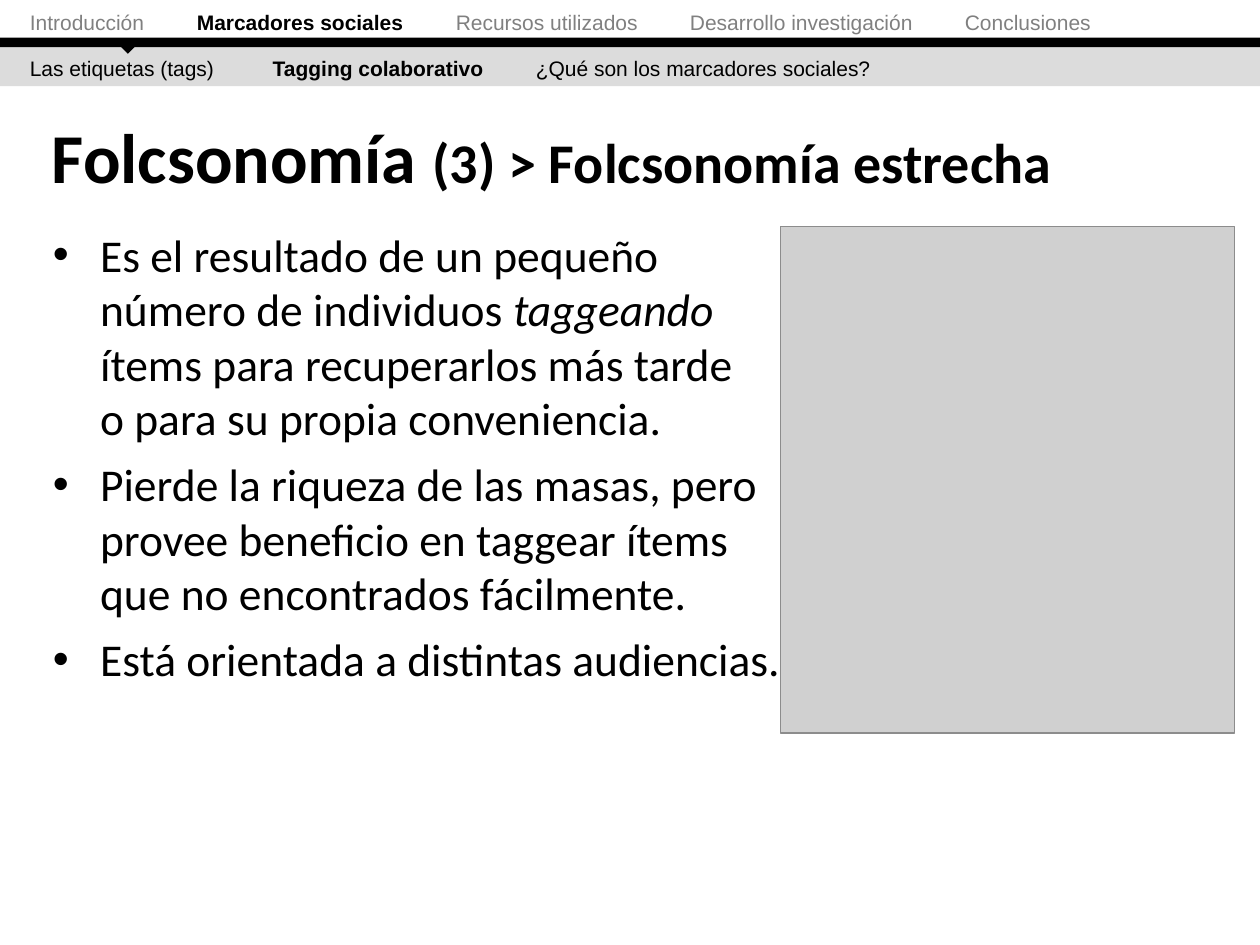
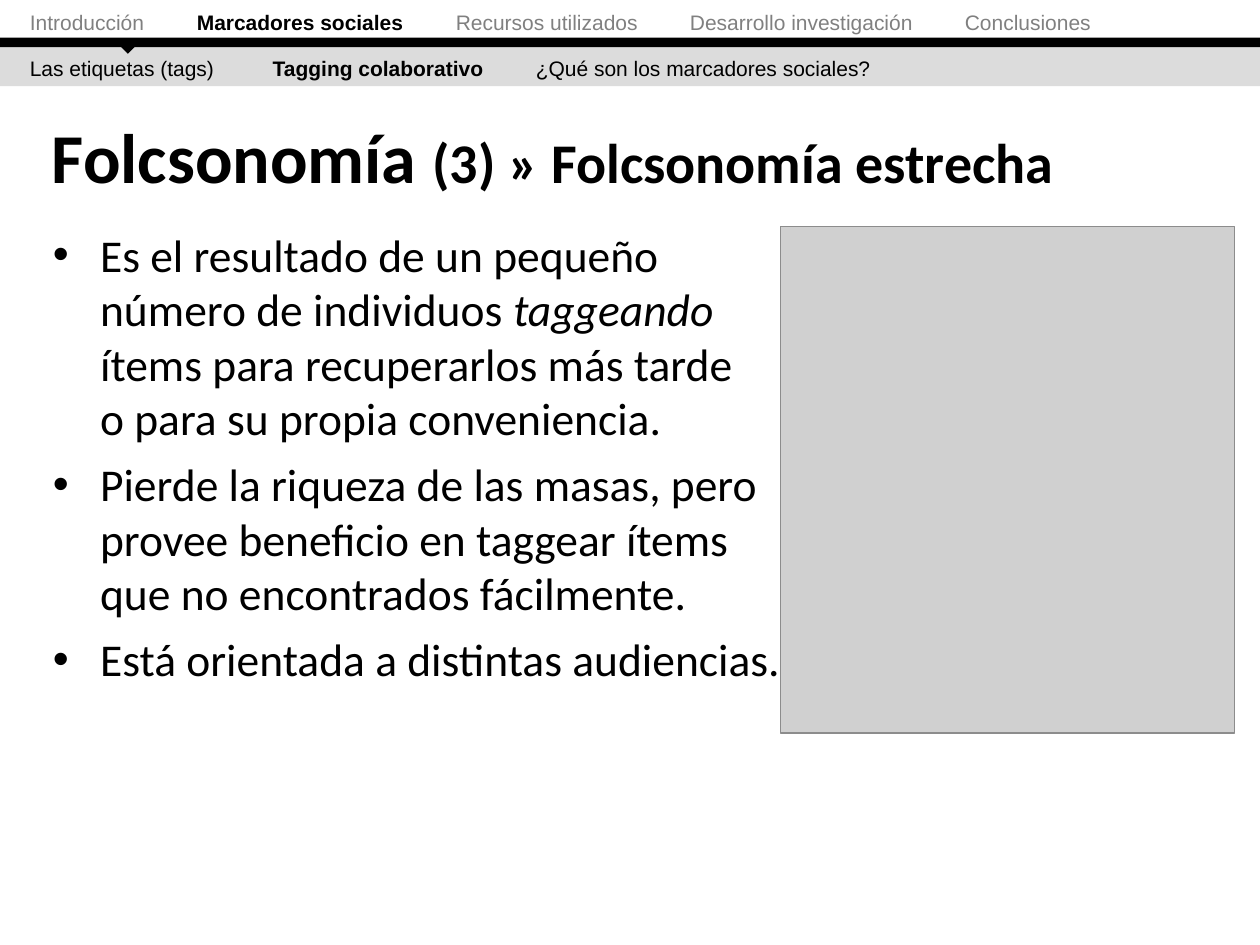
Before and after one commit to ak907kenai/nicotournetesis, a slide deck: slide 16 of docs_trunk/Presentación/Nicolás Tourné - Presentación Tesis (v2.1).ppt. Drawn at 1260x945 pixels with LibreOffice and Linux fonts; fonts in the diff are those of the drawing; grey boxes stand for pictures. Boxes give left, top, right and bottom in pixels: in the first picture for what was removed or moved away, otherwise in the second. Text is boxed around its words. In the diff, an @@ line names an element or a change of style, - is before the commit and + after.

```diff
--- a/docs_trunk/Presentación/Nicolás Tourné - Presentación Tesis (v2.1).ppt
+++ b/docs_trunk/Presentación/Nicolás Tourné - Presentación Tesis (v2.1).ppt
@@ title at <box>52,134,1054,192</box>: text changed @@
-Folcsonomía (3) > Folcsonomía estrecha
+Folcsonomía (3) » Folcsonomía estrecha
```
Also in this commit, not shown: 6 other slides changed, 3 slides added.
